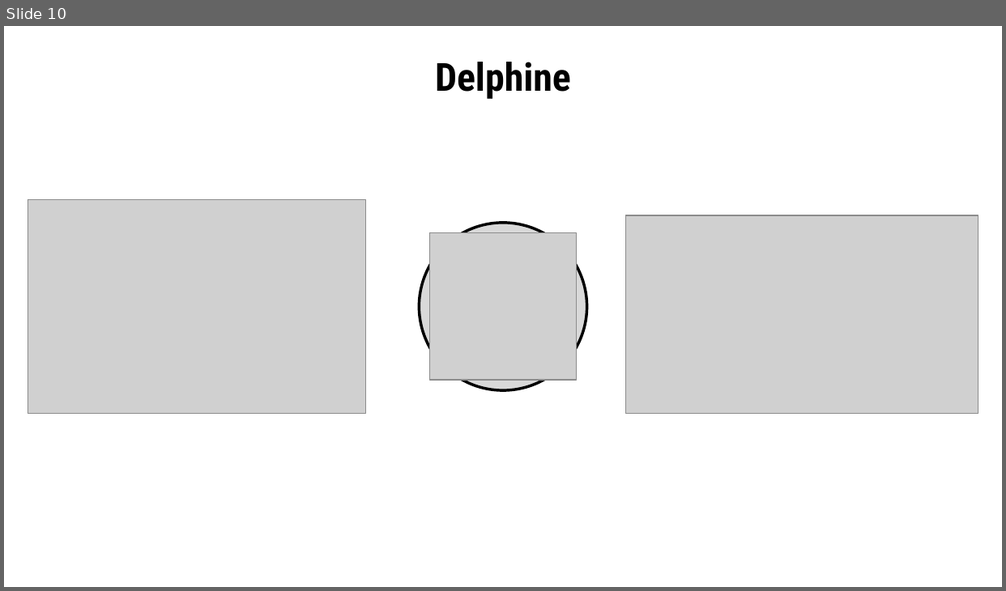
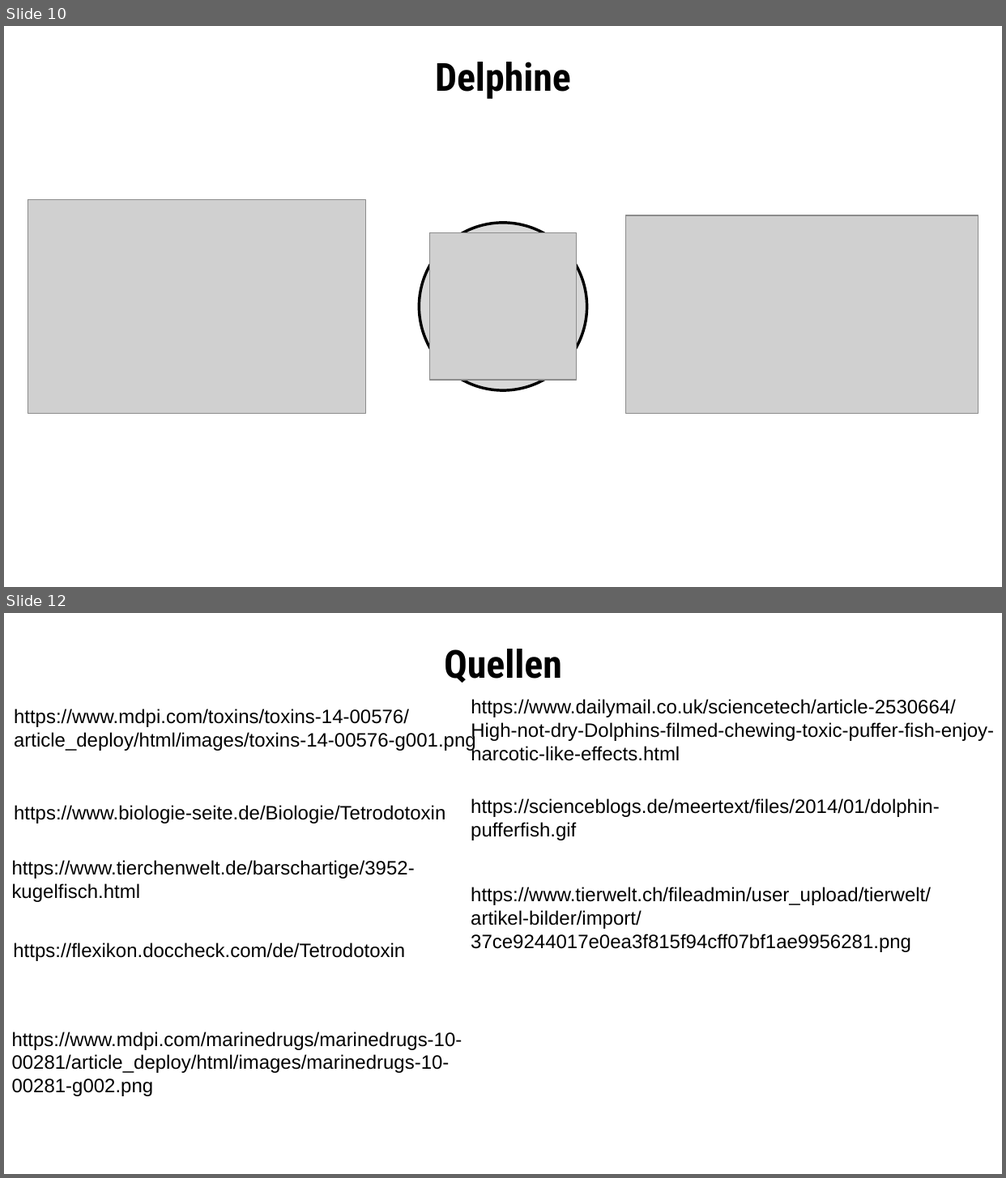
Before and after one commit to AH1M1-Org/School, a slide deck: Biologie/Tetrodotoxin.pptx. Shown one above the other, each under a label of ours: slide 10 before the commit, slides 10 and 12 after it; the slides between them are not shown. The pictures are 1006x591 and 1006x1178 pixels, drawn with LibreOffice and Linux fonts; fonts in the diff are those of the drawing; grey boxes stand for pictures. Boxes give left, top, right and bottom in pixels: in the first picture for what was removed or moved away, otherwise in the second. Text is boxed around its words. In the diff, an @@ line names an element or a change of style, - is before the commit and + after.

Commit message:
Biologie, Mathe

```diff
--- a/Biologie/Tetrodotoxin.pptx
+++ b/Biologie/Tetrodotoxin.pptx
@@ slide 12 added at <box>4,613,1002,1174</box>, background #FFFFFF @@
@@ text added at <box>444,649,562,683</box>, 28 pt, text #000000, bold @@
+Quellen
@@ text added at <box>14,709,476,751</box>, 14 pt, text #000000 @@
+https://www.mdpi.com/toxins/toxins-14-00576/article_deploy/html/images/toxins-14-00576-g001.png
@@ text added at <box>471,699,994,761</box>, 14 pt, text #000000 @@
+https://www.dailymail.co.uk/sciencetech/article-2530664/High-not-dry-Dolphins-filmed-chewing-toxic-puffer-fish-enjoy-narcotic-like-effects.html
@@ text added at <box>14,805,445,824</box>, 14 pt, text #000000 @@
+https://www.biologie-seite.de/Biologie/Tetrodotoxin
@@ text added at <box>471,798,940,841</box>, 14 pt, text #000000 @@
+https://scienceblogs.de/meertext/files/2014/01/dolphin-pufferfish.gif
@@ text added at <box>12,860,415,902</box>, 14 pt, text #000000 @@
+https://www.tierchenwelt.de/barschartige/3952-kugelfisch.html
@@ text added at <box>471,887,931,952</box>, 14 pt, text #000000 @@
+https://www.tierwelt.ch/fileadmin/user_upload/tierwelt/artikel-bilder/import/37ce9244017e0ea3f815f94cff07bf1ae9956281.png
@@ text added at <box>13,943,405,961</box>, 14 pt, text #000000 @@
+https://flexikon.doccheck.com/de/Tetrodotoxin
@@ text added at <box>12,1032,462,1097</box>, 14 pt, text #000000 @@
+https://www.mdpi.com/marinedrugs/marinedrugs-10-00281/article_deploy/html/images/marinedrugs-10-00281-g002.png
```
Also in this commit, not shown: 2 slides changed, 3 other files.
